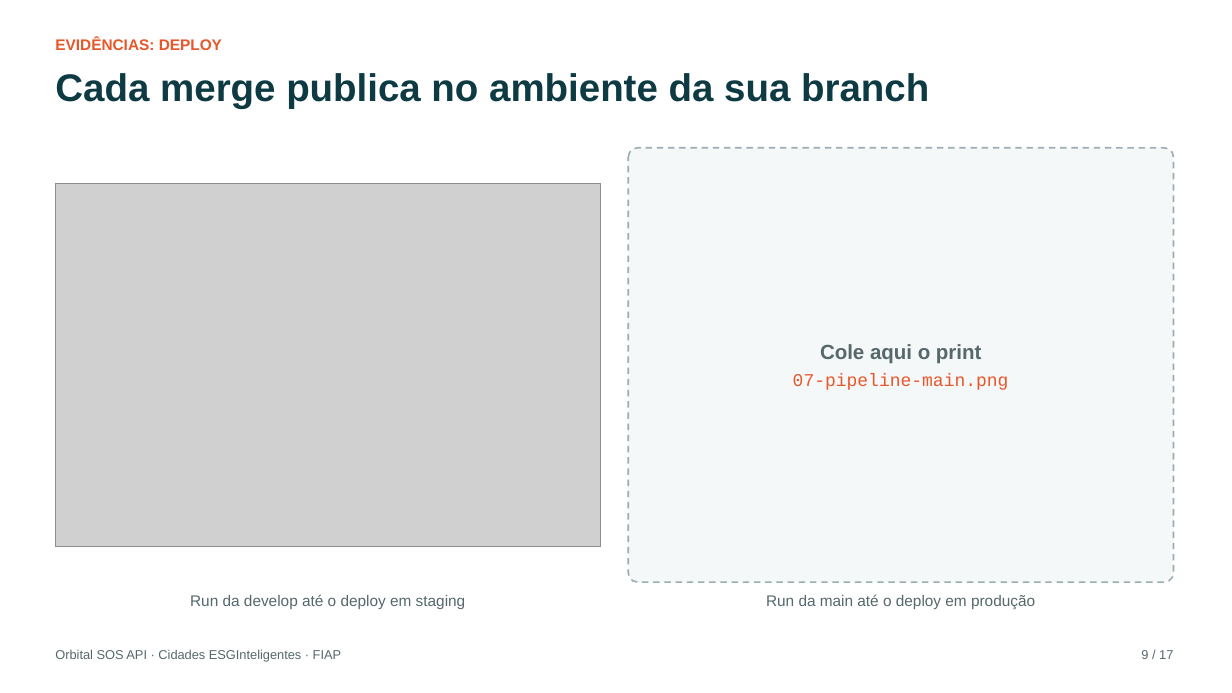
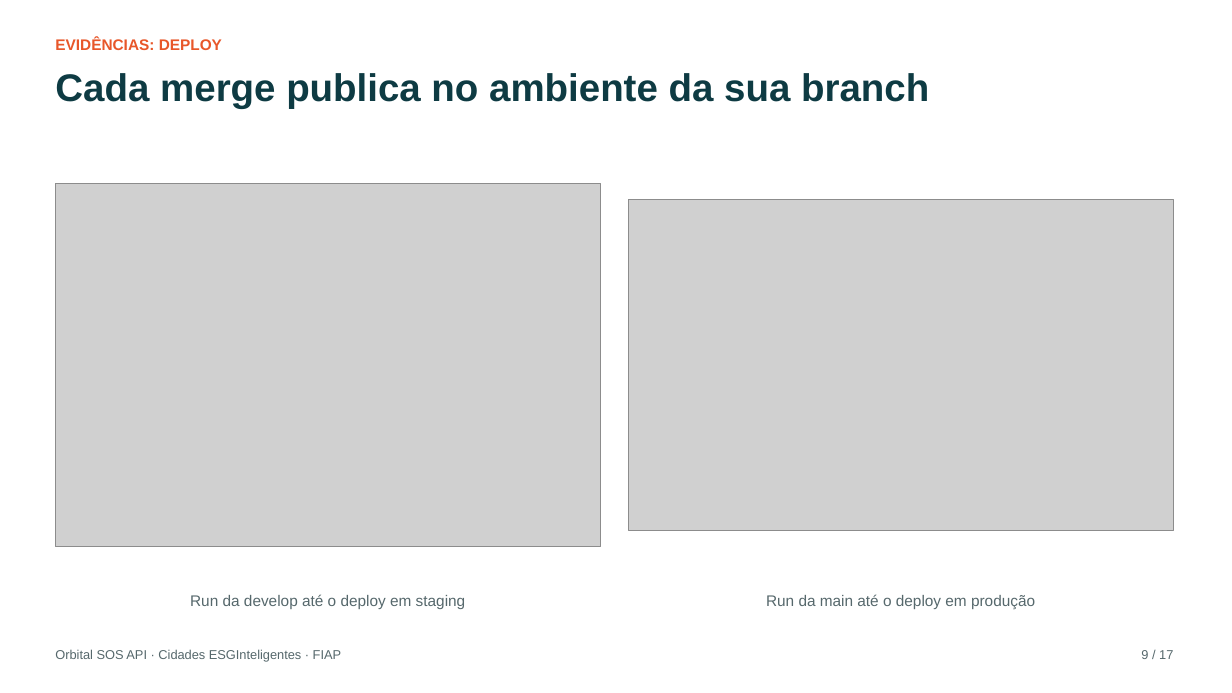
Before and after one commit to vsilva1997/orbital-sos-api, a slide deck: slide 9 of docs/Documentacao_DevOps.pptx. Drawn at 1232x693 pixels with LibreOffice and Linux fonts; fonts in the diff are those of the drawing; grey boxes stand for pictures. Boxes give left, top, right and bottom in pixels: in the first picture for what was removed or moved away, otherwise in the second. Text is boxed around its words. In the diff, an @@ line names an element or a change of style, - is before the commit and + after.

```diff
--- a/docs/Documentacao_DevOps.pptx
+++ b/docs/Documentacao_DevOps.pptx
@@ rounded rectangle removed at (628, 148, 1174, 582) @@
-Cole aqui o print
-07-pipeline-main.png
@@ picture added at (628, 200, 1174, 531) @@
```
Also in this commit, not shown: 4 other slides changed, 4 other files.
